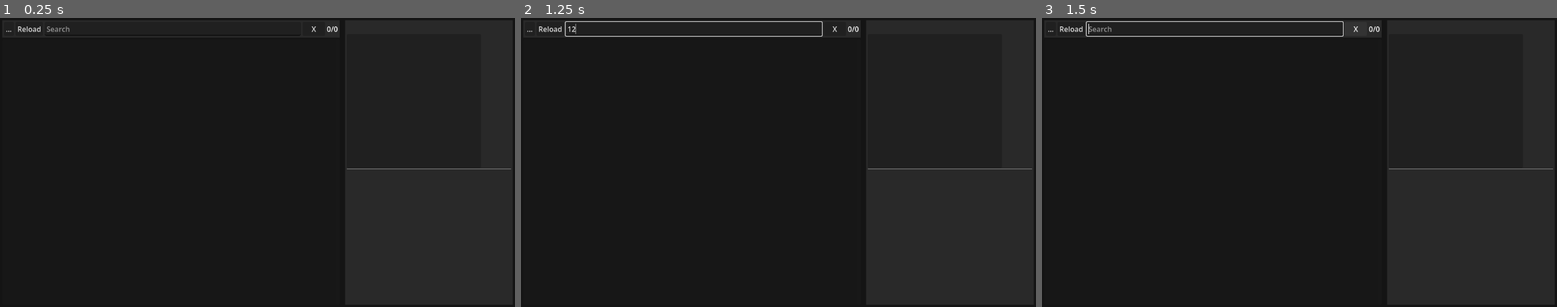
Above: before the commit, frames 1-3 (left to right).
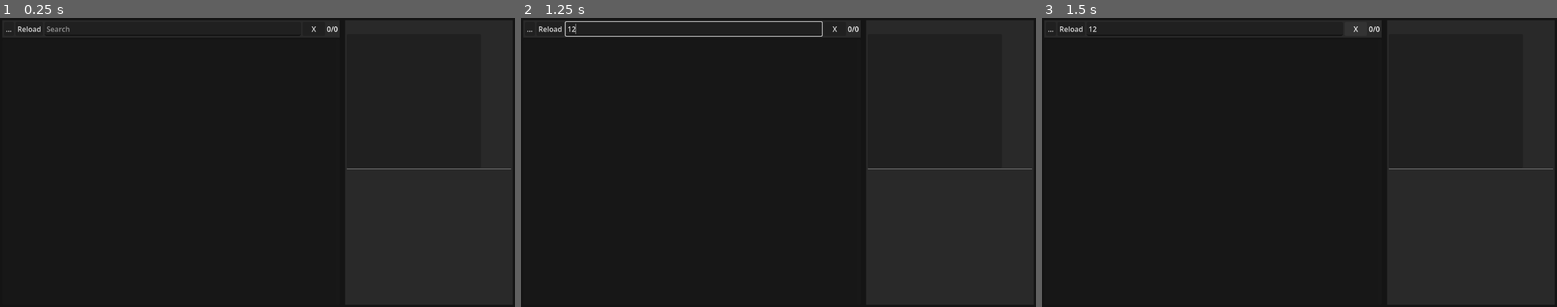
Above: after the commit, the same moments.

Repository: Wcubed/model_organizer
Game: Godot game, scene res://ui/main.tscn
Same seed, same stepped clock (60 frames per second), same inputs: the game is played once before the commit and once after it.
Inputs (mouse positions are in pixels of both pictures, inside the frame that each line leads up to):
- Up to frame 1 (0.25 s): no input
- Up to frame 2 (1.25 s): click (696, 29) at 0.52 s; type "12" at 0.6 s
- Up to frame 3 (1.5 s): click "X" at 1.25 s

Frames 1-2 are identical in both runs. In frame 3, 0.4% of the frame differs, in the area x 8-59%, y 1-7%.
Error after the commit: Invalid call. Nonexistent function 'hide_mesh' in base 'PanelContainer (view_3d_model.gd)'. (res://ui/main.gd:167)

Commit message:
Protect against wierd situations where thingiverse style folders have broken stl's in the images directory

Diff:
--- a/resources/model.gd
+++ b/resources/model.gd
@@ -103,6 +103,11 @@
 	# Directory exists. Scan it.
 	var new_files = Array(dir.get_files())
 	for file in new_files:
+		# This is protection against thingyverse wierdness, where sometimes
+		# there are broken stl files in the images directory.
+		if subdir.split("/")[-1] == "images" && file.ends_with(".stl"):
+			continue
+
 		files.append("%s/%s" % [subdir, file])
 
 	# Scan subdirectories
--- a/ui/main.gd
+++ b/ui/main.gd
@@ -168,8 +168,8 @@
 	clear_and_select_search()
 
 
-func _on_model_info_view_show_array_mesh(mesh: ArrayMesh, path: String) -> void:
-	view_3d_model.show_mesh(mesh, path)
+func _on_model_info_view_show_3d_file(absolute_path: String) -> void:
+	view_3d_model.show_3d_file(absolute_path)
 
 
 func _on_search_edit_debounce_timeout() -> void:
@@ -183,3 +183,7 @@
 	if event.is_action("ui_back"):
 		clear_and_select_search()
 		accept_event()
+
+
+func _on_view_3d_model_closing() -> void:
+	model_info_view.clear_printable_selection()
--- a/ui/main.tscn
+++ b/ui/main.tscn
@@ -133,5 +133,6 @@
 [connection signal="text_submitted" from="SplitContainer/MarginContainer/LibraryView/PanelContainer/Toolbar/SearchEdit" to="." method="_on_search_edit_text_submitted"]
 [connection signal="timeout" from="SplitContainer/MarginContainer/LibraryView/PanelContainer/Toolbar/SearchEdit/SearchEditDebounce" to="." method="_on_search_edit_debounce_timeout"]
 [connection signal="pressed" from="SplitContainer/MarginContainer/LibraryView/PanelContainer/Toolbar/ClearSearchButton" to="." method="_on_clear_search_button_pressed"]
-[connection signal="show_array_mesh" from="SplitContainer/ModelInfoView" to="." method="_on_model_info_view_show_array_mesh"]
+[connection signal="closing" from="SplitContainer/MarginContainer/LibraryView/MainContainer/View3dModel" to="." method="_on_view_3d_model_closing"]
+[connection signal="show_3d_file" from="SplitContainer/ModelInfoView" to="." method="_on_model_info_view_show_3d_file"]
 [connection signal="dir_selected" from="FolderDialog" to="." method="_on_folder_dialog_dir_selected"]
--- a/ui/model_card.tscn
+++ b/ui/model_card.tscn
@@ -7,6 +7,9 @@
 bg_color = Color(0.16078432, 0.16078432, 0.16078432, 1)
 corner_radius_bottom_right = 4
 corner_radius_bottom_left = 4
+
+[sub_resource type="StyleBoxFlat" id="StyleBoxFlat_ik174"]
+bg_color = Color(0, 0, 0, 0.36078432)
 
 [node name="ModelCard" type="PanelContainer" unique_id=1605879074]
 clip_contents = true
@@ -32,12 +35,15 @@
 size_flags_horizontal = 4
 size_flags_vertical = 4
 mouse_filter = 1
+theme_override_styles/panel = SubResource("StyleBoxFlat_ik174")
 
-[node name="CoverImage" type="Button" parent="VBoxContainer/ImageContainer" unique_id=1593697769]
+[node name="CoverImage" type="Button" parent="VBoxContainer/ImageContainer" unique_id=2130713813]
 unique_name_in_owner = true
 layout_mode = 2
-mouse_filter = 1
 mouse_default_cursor_shape = 2
+flat = true
+icon_alignment = 1
+expand_icon = true
 
 [node name="MarginContainer" type="MarginContainer" parent="VBoxContainer" unique_id=1864008009]
 layout_mode = 2
--- a/ui/model_info_view.gd
+++ b/ui/model_info_view.gd
@@ -1,6 +1,6 @@
 extends PanelContainer
 
-signal show_array_mesh(mesh: ArrayMesh, path: String)
+signal show_3d_file(absolute_path: String)
 
 var model: Model = null
 
@@ -32,12 +32,16 @@
 		else:
 			_add_file_to_rest_list(file)
 
+func clear_printable_selection():
+	for child in printables_list.get_children():
+		child.show_selected(false)
+
 func _add_file_to_printables(file: String):
 	var entry := printable_entry_scene.instantiate()
+	printables_list.add_child(entry)
+
 	entry.display_file("%s/%s" % [model.directory, file])
 	entry.preview_printable.connect(_on_printable_clicked)
-
-	printables_list.add_child(entry)
 
 func _add_file_to_rest_list(file: String):
 	var label := Label.new()
@@ -52,10 +56,7 @@
 	return false
 
 func _on_printable_clicked(absolute_file: String, control: Control):
-	for child in printables_list.get_children():
-		child.show_selected(false)
+	clear_printable_selection()
+	control.show_selected(true)
 
-	var result = STLIO.Importer.LoadFromPath(absolute_file)
-	if result is ArrayMesh:
-		show_array_mesh.emit(result, absolute_file)
-		control.show_selected(true)
+	show_3d_file.emit(absolute_file)
--- a/ui/printable_entry_line.gd
+++ b/ui/printable_entry_line.gd
@@ -4,20 +4,24 @@
 
 var file: String = ""
 
+@onready var name_button := %NameButton
 
-# Pass the absolute file path.
+## Call this after adding the entry to the list.
+## Pass the absolute file path.
 func display_file(new_file: String):
 	file = new_file
 	# Show only the filename, with the full path in the tooltip.
-	%NameButton.text = file.split("/")[-1]
-	%NameButton.tooltip_text = file.trim_prefix("/")
+	name_button.text = file.split("/")[-1]
+	name_button.tooltip_text = file.trim_prefix("/")
 
 
 func show_selected(selected: bool):
 	if selected:
-		%NameButton.add_theme_color_override("font_color", Color.GREEN)
+		name_button.add_theme_color_override("font_color", Color.GREEN)
+		name_button.add_theme_color_override("font_hover_color", Color.LIGHT_GREEN)
 	else:
-		%NameButton.remove_theme_color_override("font_color")
+		name_button.remove_theme_color_override("font_color")
+		name_button.remove_theme_color_override("font_hover_color")
 
 
 func _on_external_button_pressed() -> void:
--- a/ui/view_3d_model.gd
+++ b/ui/view_3d_model.gd
@@ -1,25 +1,30 @@
 extends PanelContainer
 
-signal close_button_pressed()
+signal closing()
 
 var mesh_path := ""
 
 @onready var model_render := %ModelRender
 
 
-func show_mesh(mesh: ArrayMesh, path: String):
-	model_render.show_model(mesh)
-	mesh_path = path
+func show_3d_file(absolute_path: String):
+	mesh_path = absolute_path
 
-	self.show()
+	var result = STLIO.Importer.LoadFromPath(mesh_path)
+	if result is ArrayMesh:
+		model_render.show_model(result)
+	else:
+		model_render.remove_model()
 
-func hide_mesh():
-	# TODO (2026-02-13): Unload the stl.
-	self.hide()
+	show()
+
+func hide_3d_file():
+	model_render.remove_model()
+	hide()
+	closing.emit()
 
 func _on_close_button_pressed() -> void:
-	hide_mesh()
-	close_button_pressed.emit()
+	hide_3d_file()
 
 
 func _on_open_external_button_pressed() -> void:
@@ -31,5 +36,5 @@
 		return
 
 	if event.is_action("ui_back"):
-		hide_mesh()
+		hide_3d_file()
 		accept_event()
--- a/world/model_render.gd
+++ b/world/model_render.gd
@@ -28,6 +28,10 @@
 	camera_anchor.rotation_degrees = anchor_start_angle
 
 
+func remove_model():
+	model.mesh = null
+
+
 func _input(event: InputEvent) -> void:
 	if event.is_action("zoom_in"):
 		camera.position.z -= camera.position.z * zoom_speed_factor
